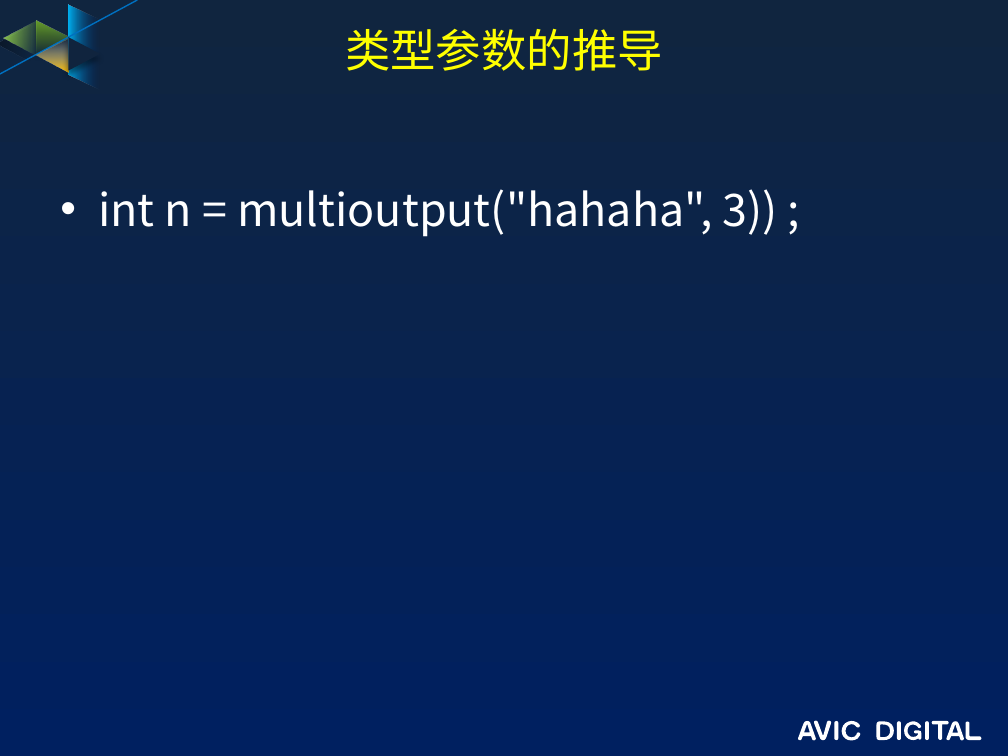
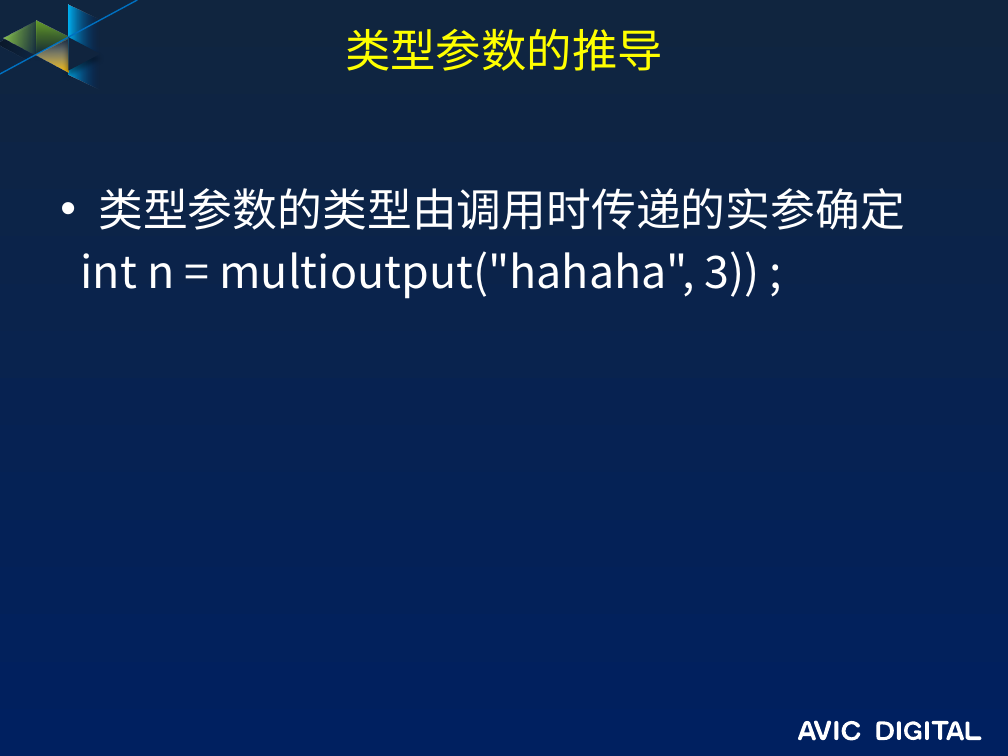
Before and after one commit to guofengzh/java-way, a slide deck: slide 5 of java/docs/06-java-泛型.pptx. Drawn at 1008x756 pixels with LibreOffice and Linux fonts; fonts in the diff are those of the drawing; background and template pictures are left out. Boxes give left, top, right and bottom in pixels: in the first picture for what was removed or moved away, otherwise in the second. Text is boxed around its words. In the diff, an @@ line names an element or a change of style, - is before the commit and + after.

```diff
--- a/java/docs/06-java-泛型.pptx
+++ b/java/docs/06-java-泛型.pptx
@@ text at (98,188,905,230): paragraph added @@
+• 类型参数的类型由调用时传递的实参确定
@@ text at (81,251,760,299): bullet • to none @@
```
Also in this commit, not shown: 2 other slides changed, 3 slides added, 2 other files.
